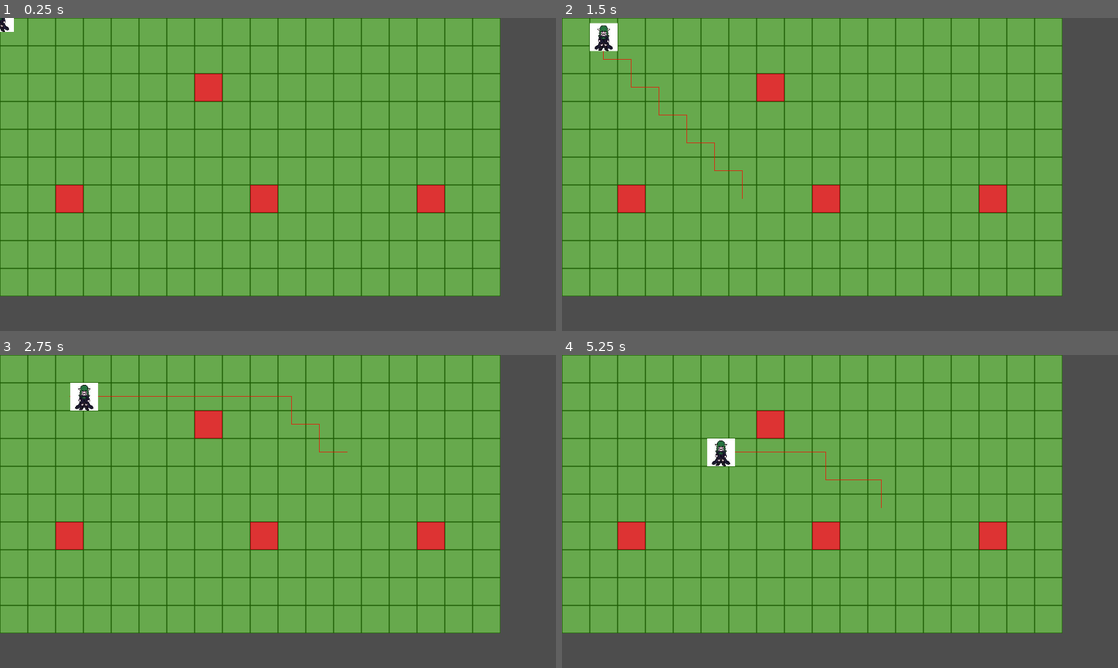
Above: before the commit, frames 1-4 (two rows, left to right).
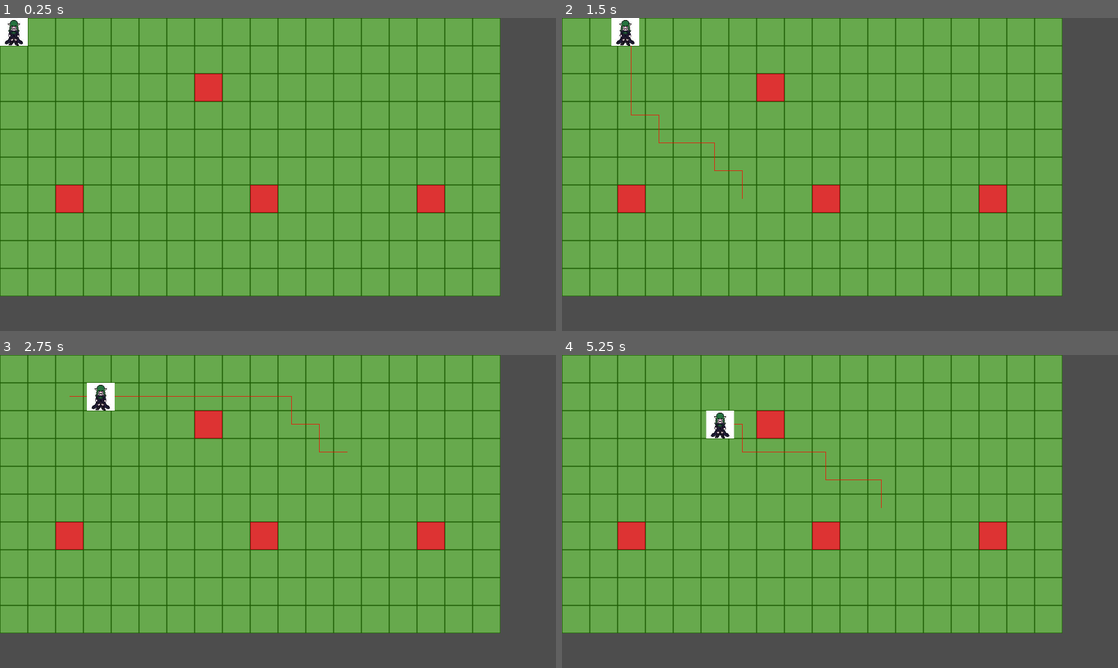
Above: after the commit, the same moments.

Repository: julKara/Defeat_the_Demonlord
Game: Godot game, scene res://Level/level.tscn
The game is run twice, just before and just after one commit, with the same random seed, the same clock (stepped at 60 frames per second) and the same inputs. Before the commit the project starts from res://level.tscn.
Inputs (mouse positions are in pixels of both pictures, inside the frame that each line leads up to):
- Up to frame 1 (0.25 s): no input
- Up to frame 2 (1.5 s): tap Enter at 0.5 s; move the mouse to (962, 158) at 0.52 s; press the mouse at (962, 158) at 0.53 s; move the mouse to (728, 190) at 1.27 s; release the mouse at (728, 190) at 1.28 s; click (728, 190) at 1.35 s
- Up to frame 3 (2.75 s): move the mouse to (333, 442) at 2.02 s; press the mouse at (333, 442) at 2.03 s
- Up to frame 4 (5.25 s): move the mouse to (812, 574) at 2.77 s; release the mouse at (812, 574) at 2.78 s; click (812, 574) at 2.85 s; move the mouse to (1006, 558) at 3.52 s; press the mouse at (1006, 558) at 3.53 s; move the mouse to (673, 464) at 4.27 s; release the mouse at (673, 464) at 4.28 s; click (673, 464) at 4.35 s; move the mouse to (867, 511) at 5.02 s; press the mouse at (867, 511) at 5.03 s

The runs differ from the first frame. In frame 1, 0.4% of the frame differs, in the area x 0-5%, y 0-9%; in frame 2, 0.8%; in frame 3, 0.6%; in frame 4, 0.9%, in the area x 25-33%, y 17-36%.

Commit message:
Alignment bug fix + organising

Diff:
--- /dev/null
+++ b/Character/character.tscn
@@ -0,0 +1,10 @@
+[gd_scene load_steps=3 format=3 uid="uid://yujvqsthne04"]
+
+[ext_resource type="Script" uid="uid://bx8aho3tlkxwi" path="res://Character/character.gd" id="1_pjt0s"]
+[ext_resource type="Texture2D" uid="uid://dsgwwf0cbvbe5" path="res://Textures/character.jpg" id="2_wa5vi"]
+
+[node name="Character" type="Node2D"]
+script = ExtResource("1_pjt0s")
+
+[node name="Sprite2D" type="Sprite2D" parent="."]
+texture = ExtResource("2_wa5vi")
--- a/level.tscn
+++ b/Level/level.tscn
@@ -1,12 +1,11 @@
-[gd_scene load_steps=7 format=3 uid="uid://bmmx3beh2xbpv"]
+[gd_scene load_steps=6 format=3 uid="uid://bmmx3beh2xbpv"]
 
-[ext_resource type="Texture2D" uid="uid://derq8l0w3lfuv" path="res://test_map2.png" id="1_oi3di"]
-[ext_resource type="Script" uid="uid://bx8aho3tlkxwi" path="res://player.gd" id="2_0b4ue"]
-[ext_resource type="Texture2D" uid="uid://dsgwwf0cbvbe5" path="res://character.jpg" id="2_oi3di"]
-[ext_resource type="Script" uid="uid://ceagbi5r74ksm" path="res://path.gd" id="4_0b4ue"]
+[ext_resource type="Texture2D" uid="uid://derq8l0w3lfuv" path="res://Textures/test_map2.png" id="1_uawph"]
+[ext_resource type="PackedScene" uid="uid://cats61ytkbbvj" path="res://Path/draw_path.tscn" id="2_uawph"]
+[ext_resource type="PackedScene" uid="uid://yujvqsthne04" path="res://Character/character.tscn" id="3_iincs"]
 
 [sub_resource type="TileSetAtlasSource" id="TileSetAtlasSource_0b4ue"]
-texture = ExtResource("1_oi3di")
+texture = ExtResource("1_uawph")
 texture_region_size = Vector2i(64, 64)
 0:0/0 = 0
 0:0/0/custom_data_0 = true
@@ -25,11 +24,7 @@
 format = 2
 layer_0/tile_data = PackedInt32Array(0, 1, 0, 65536, 1, 0, 131072, 1, 0, 196608, 1, 0, 262144, 1, 0, 327680, 1, 0, 3932 …(2353 unchanged characters)…
 
-[node name="Path" type="Node2D" parent="."]
-script = ExtResource("4_0b4ue")
+[node name="DrawPath" parent="." instance=ExtResource("2_uawph")]
 
-[node name="Player" type="Node2D" parent="."]
-script = ExtResource("2_0b4ue")
-
-[node name="Sprite2D" type="Sprite2D" parent="Player"]
-texture = ExtResource("2_oi3di")
+[node name="Character" parent="." instance=ExtResource("3_iincs")]
+position = Vector2(32, 32)
--- /dev/null
+++ b/Path/draw_path.gd
@@ -0,0 +1,14 @@
+extends Node2D
+
+@onready var character = $"../Character"
+
+# Update drawing
+func _process(_delta):
+	queue_redraw()
+
+# Draw a line along the selected path of the character
+func _draw():
+	if character.current_point_path.is_empty():
+		return
+
+	draw_polyline(character.current_point_path, Color.RED)
--- /dev/null
+++ b/Path/draw_path.tscn
@@ -0,0 +1,6 @@
+[gd_scene load_steps=2 format=3 uid="uid://cats61ytkbbvj"]
+
+[ext_resource type="Script" uid="uid://ceagbi5r74ksm" path="res://Path/draw_path.gd" id="1_joe3k"]
+
+[node name="DrawPath" type="Node2D"]
+script = ExtResource("1_joe3k")
--- a/path.gd
+++ /dev/null
@@ -1,14 +0,0 @@
-extends Node2D
-
-@onready var player = $"../Player"
-
-# Update drawing
-func _process(_delta):
-	queue_redraw()
-
-# Draw a line along the selected path of the player
-func _draw():
-	if player.current_point_path.is_empty():
-		return
-
-	draw_polyline(player.current_point_path, Color.RED)
--- a/project.godot
+++ b/project.godot
@@ -13,7 +13,7 @@
 config/name="Defeat_The_Demonlord"
 run/main_scene="uid://bmmx3beh2xbpv"
 config/features=PackedStringArray("4.4", "Forward Plus")
-config/icon="res://icon.svg"
+config/icon="res://Textures/icon.svg"
 
 [display]
 
Renamed: player.gd -> Character/character.gd
Renamed: player.gd.uid -> Character/character.gd.uid
Renamed: path.gd.uid -> Path/draw_path.gd.uid
Renamed: character.jpg -> Textures/character.jpg
Not shown, changed: Textures/character.jpg.import
Renamed: icon.svg -> Textures/icon.svg
Not shown, changed: Textures/icon.svg.import
Renamed: test_map2.png -> Textures/test_map2.png
Not shown, changed: Textures/test_map2.png.import
Binary file removed: test_map.png
Not shown, removed: test_map2.png.import
